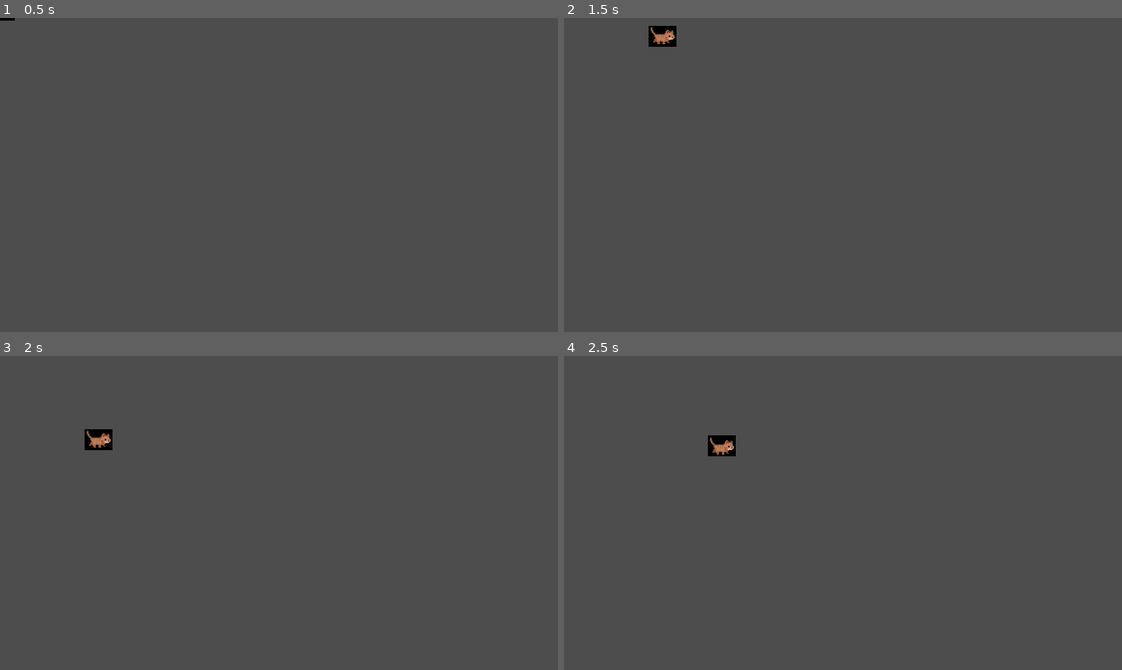
Above: before the commit, frames 1-4 (two rows, left to right).
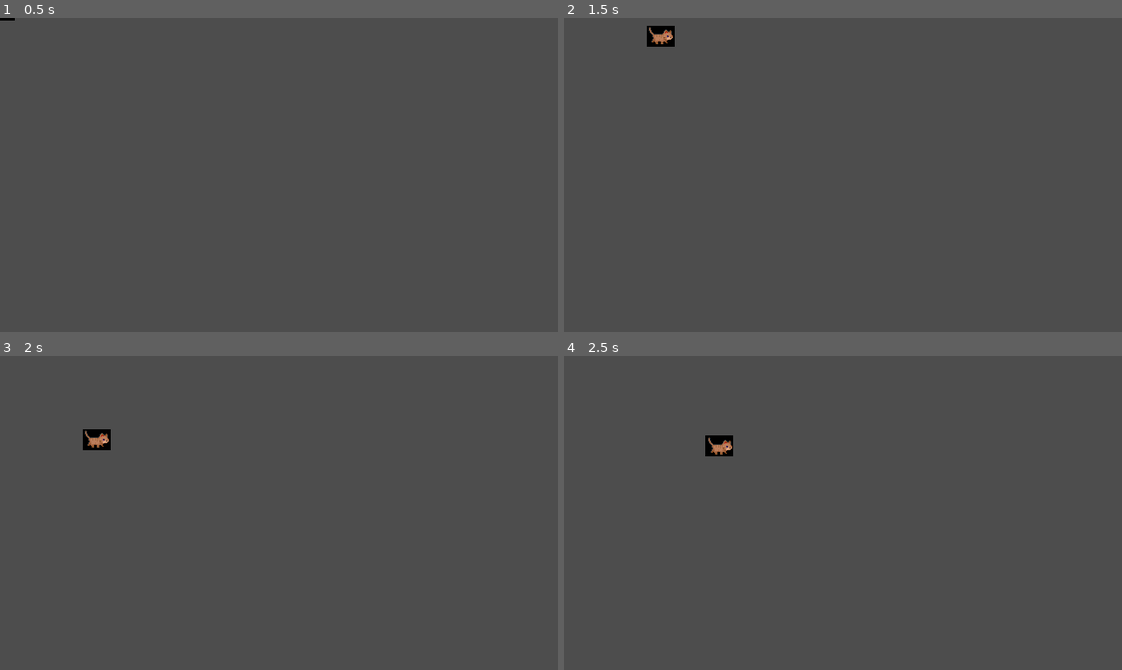
Above: after the commit, the same moments.

Repository: Tony-Villa/cat_run_game
Game: Godot game, scene res://Player/player.tscn
The game is run twice, just before and just after one commit, with the same random seed, the same clock (stepped at 60 frames per second) and the same inputs. The project has no main scene, so this scene is started directly.
Inputs:
- Up to frame 1 (0.5 s): no input
- Up to frame 2 (1.5 s): tap Enter at 0.5 s; hold D (right) 0.53-1.28 s; tap Space at 1.25 s; hold S (down) from 1.28 s (still down)
- Up to frame 3 (2 s): keep holding S (down)
- Up to frame 4 (2.5 s): release S (down) at 2.03 s; hold D (right) from 2.03 s (still down)

Frame 1 is identical in both runs. In frame 2, 0.1% of the frame differs, in the area x 14-21%, y 2-10%; in frame 3, 0.1%; in frame 4, 0.2%, in the area x 25-31%, y 25-32%.

Commit message:
Added state machine to player. Idle, Run, Dash

Diff:
--- a/Player/player.gd
+++ b/Player/player.gd
@@ -1,21 +1,51 @@
 extends CharacterBody2D
 
-@export var base_speed = 150
+enum State {
+	Idle,
+	Run,
+	Dash
+}
+
+@export var base_speed = 0
+
+var current_state: State = State.Idle
 
 
 func _ready():
 	pass
 
 
-func _process(delta):
-	move()
+func _process(_delta):
+	match current_state:
+		State.Idle:
+			print("Idle")
+			process_idle()
+		State.Run:
+			print("Run")
+			process_run()
+		State.Dash:
+			print("Dash")
 
 
-func move():
+func process_idle():
 	var movement_vector = get_movement_vector()
+	if movement_vector != Vector2(0,0):
+		current_state = State.Run
+
+
+func process_run():
+	var movement_vector = get_movement_vector()
+	if movement_vector == Vector2(0,0):
+		current_state = State.Idle
+		return
+
 	var direction = movement_vector.normalized()
 	velocity = direction * base_speed
 	move_and_slide()
+
+
+func process_dash():
+	pass
 
 
 func get_movement_vector():
--- a/Player/player.tscn
+++ b/Player/player.tscn
@@ -9,6 +9,7 @@
 
 [node name="Player" type="CharacterBody2D"]
 script = ExtResource("1_xcv28")
+base_speed = 150
 
 [node name="Sprite2D" type="Sprite2D" parent="."]
 position = Vector2(1, -9)
